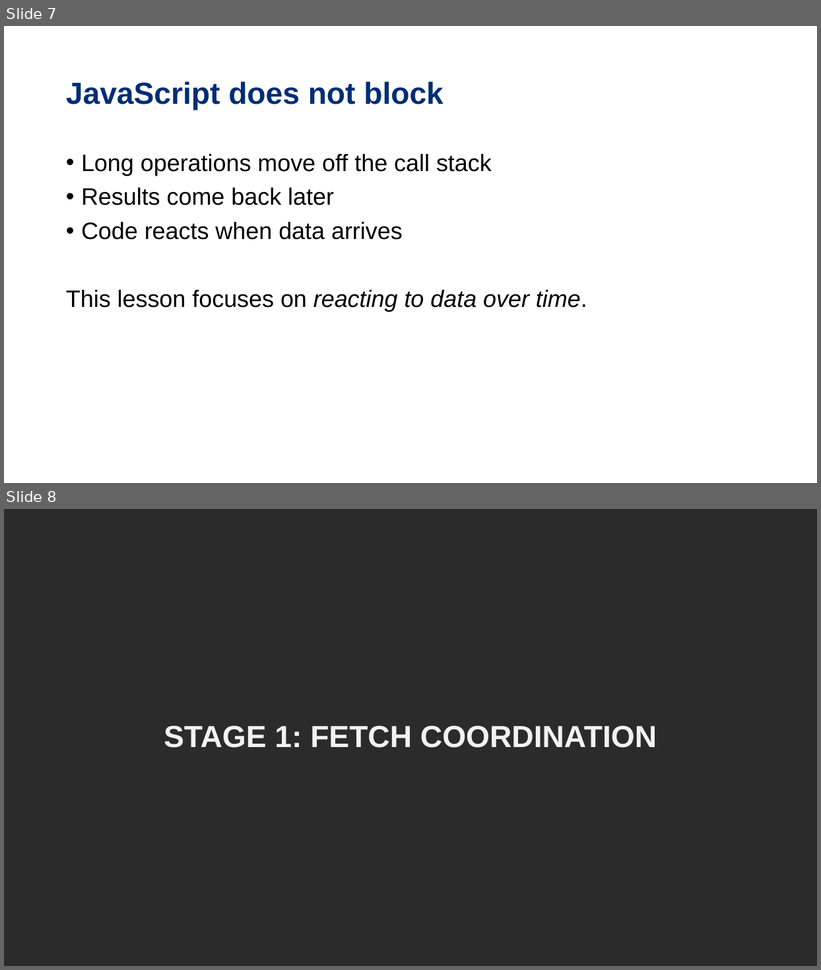
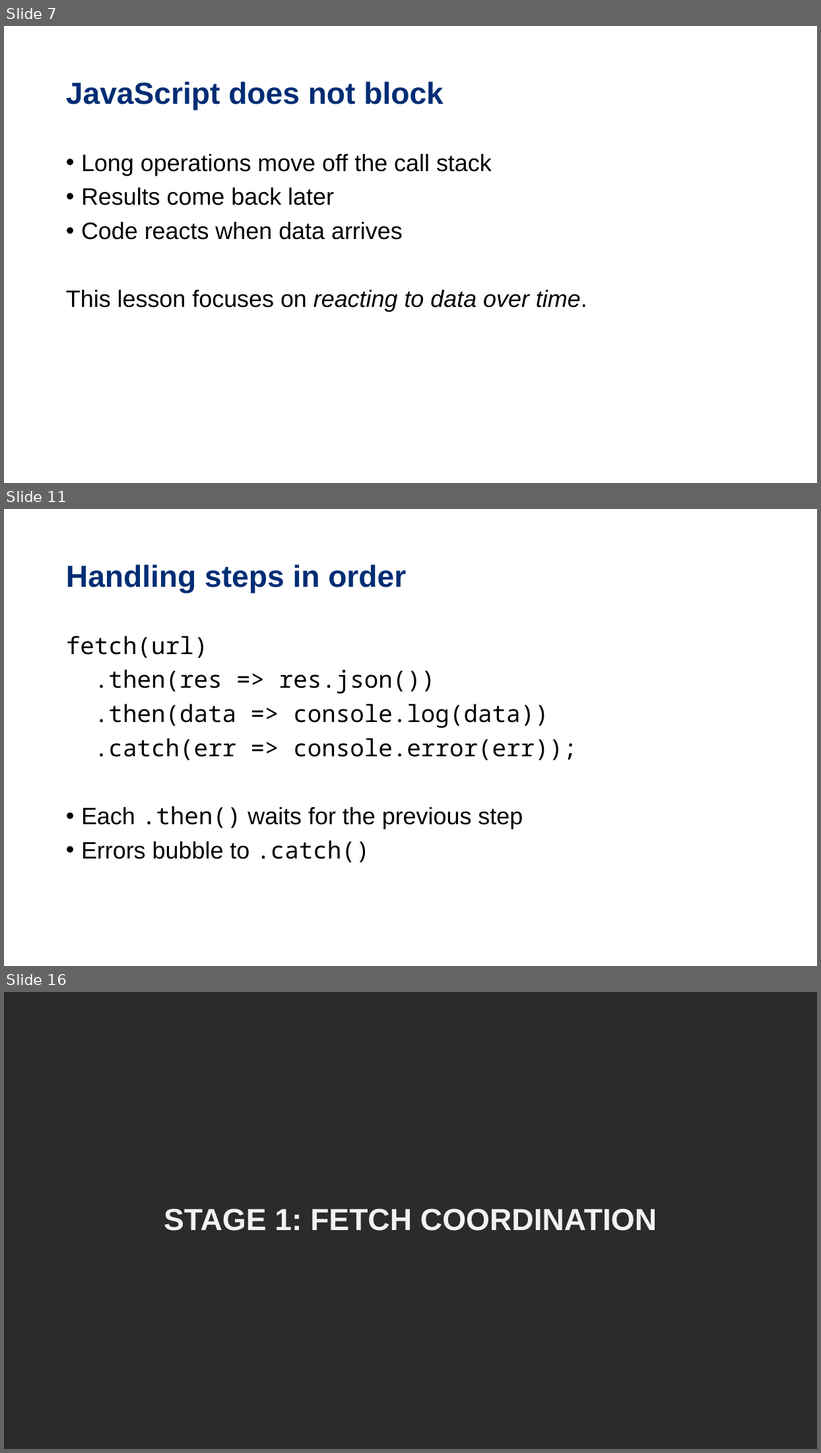
Before and after one commit to DG-InClass/SDEV-2150-A03-Jan-2026, a slide deck: sk/day-05/Day-05-Slide-Deck.pptx. Shown one above the other, each under a label of ours: slides 7 and 8 before the commit, slides 7, 11 and 16 after it; the slides between them are not shown. The pictures are 821x970 and 821x1453 pixels, drawn with LibreOffice and Linux fonts; fonts in the diff are those of the drawing; background and template pictures are left out; a plain dark background stands for a picture behind light text. Boxes give left, top, right and bottom in pixels: in the first picture for what was removed or moved away, otherwise in the second. Text is boxed around its words. In the diff, an @@ line names an element or a change of style, - is before the commit and + after.

```diff
--- a/sk/day-05/Day-05-Slide-Deck.pptx
+++ b/sk/day-05/Day-05-Slide-Deck.pptx
@@ slide 11 added at (4,509,817,966), background picture (left out) @@
@@ title added at (66,564,406,593), 36 pt, text #002D74, bold @@
+Handling steps in order
@@ text added at (66,636,577,863), 28 pt, text #000000 @@
+fetch(url)
+.then(res => res.json())
+.then(data => console.log(data))
+.catch(err => console.error(err));
+• Each .then() waits for the previous step
+• Errors bubble to .catch()
@@ what was slide 8 is now slide 16 @@
```
Also in this commit, not shown: 1 slide changed, 8 other slides added, 1 slide removed, 1 other file.
